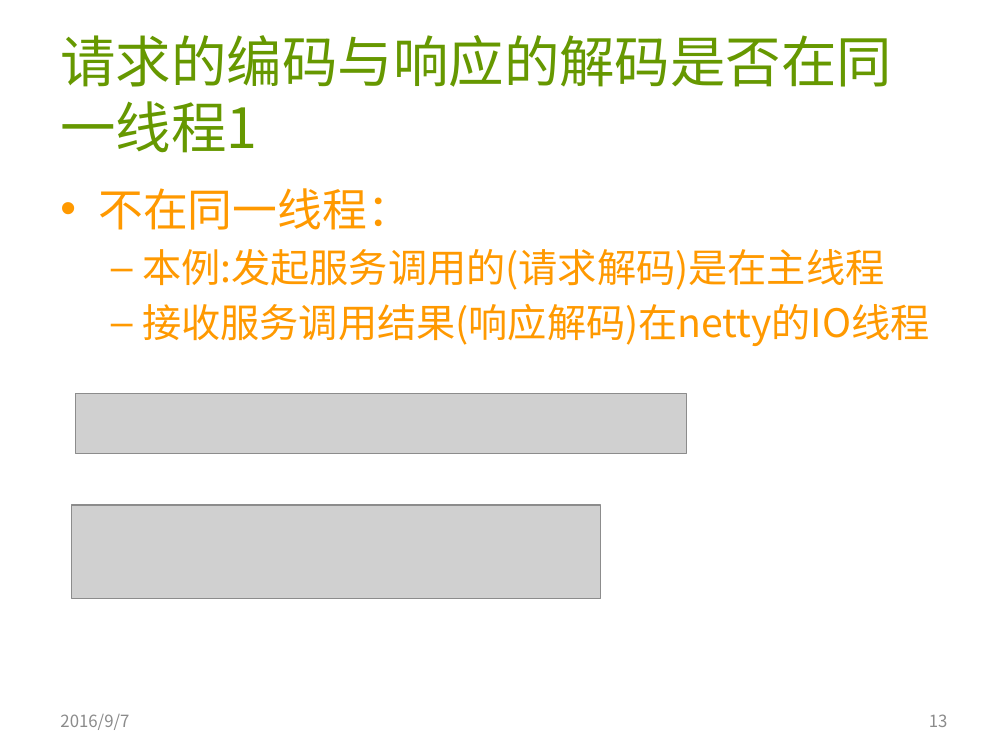
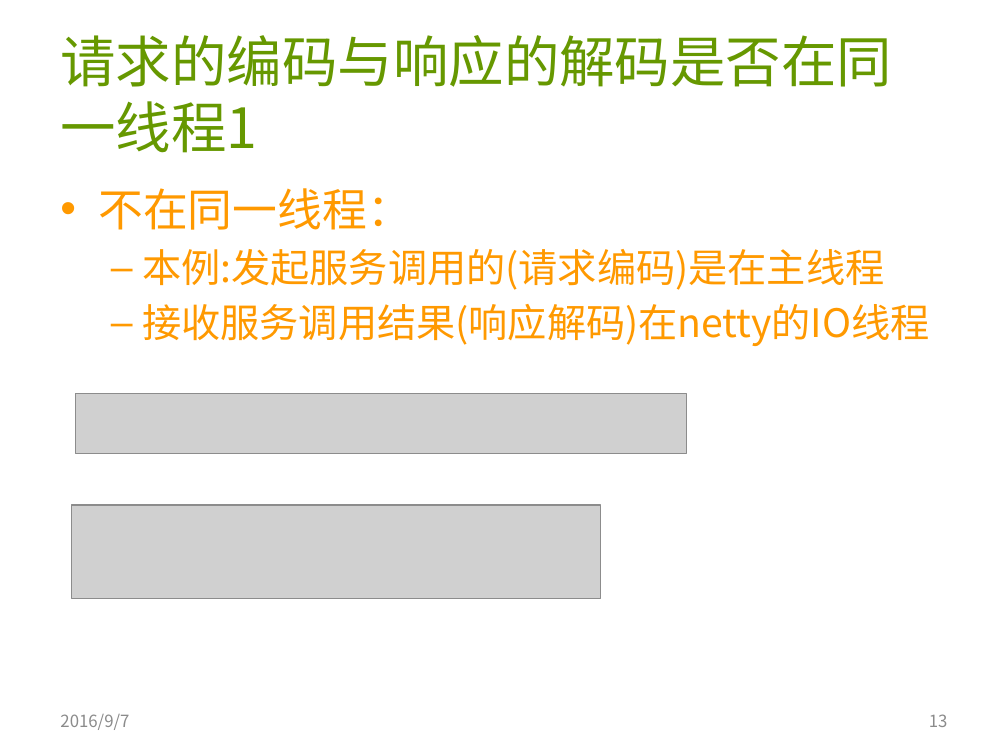
Before and after one commit to AmarRocks/demo, a slide deck: slide 13 of 04.dubbo_demo/document/dubbo源码分析2-refreence bean发起调用.pptx. Drawn at 1008x756 pixels with LibreOffice and Linux fonts; fonts in the diff are those of the drawing; grey boxes stand for pictures. Boxes give left, top, right and bottom in pixels: in the first picture for what was removed or moved away, otherwise in the second. Text is boxed around its words. In the diff, an @@ line names an element or a change of style, - is before the commit and + after.

Commit message:
dubbo bean发起调用分析

```diff
--- a/04.dubbo_demo/document/dubbo源码分析2-refreence bean发起调用.pptx
+++ b/04.dubbo_demo/document/dubbo源码分析2-refreence bean发起调用.pptx
@@ text at (142, 249, 884, 290): text changed @@
-  – 本例:发起服务调用的(请求解码)是在主线程
+  – 本例:发起服务调用的(请求编码)是在主线程
```
Also in this commit, not shown: 1 other slide changed, 1 slide removed.
